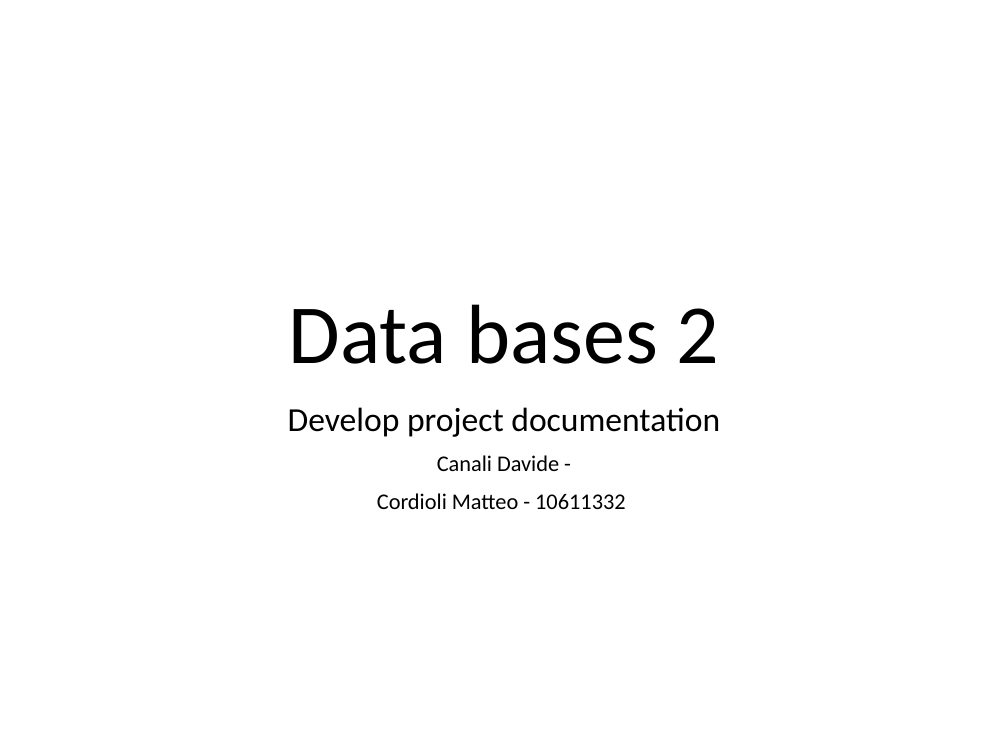
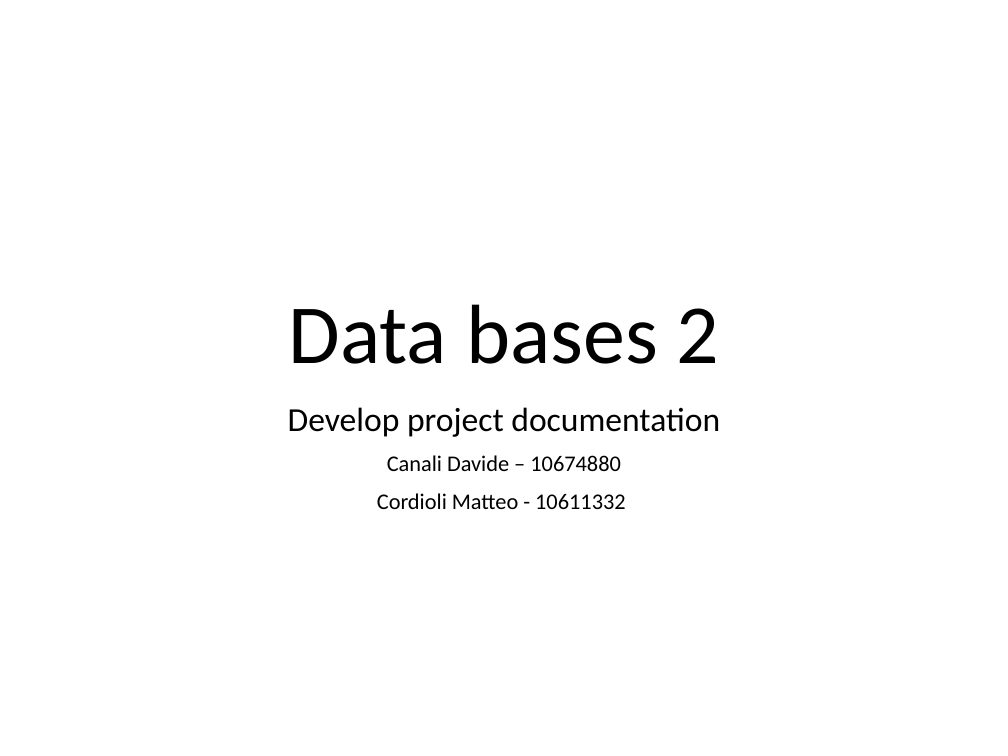
Before and after one commit to CanaliDavide/ProjectBD2-CanaliCordioli, a slide deck: slide 1 of TemplateProjectDocumentation.pptx. Drawn at 1008x756 pixels with LibreOffice and Linux fonts; fonts in the diff are those of the drawing. Boxes give left, top, right and bottom in pixels: in the first picture for what was removed or moved away, otherwise in the second. Text is boxed around its words. In the diff, an @@ line names an element or a change of style, - is before the commit and + after.

Commit message:
doc

```diff
--- a/TemplateProjectDocumentation.pptx
+++ b/TemplateProjectDocumentation.pptx
@@ subtitle at (387, 455, 620, 471): text changed @@
-Canali Davide -
+Canali Davide – 10674880
```
Also in this commit, not shown: 3 other slides changed, 11 slides added, 1 slide removed.
